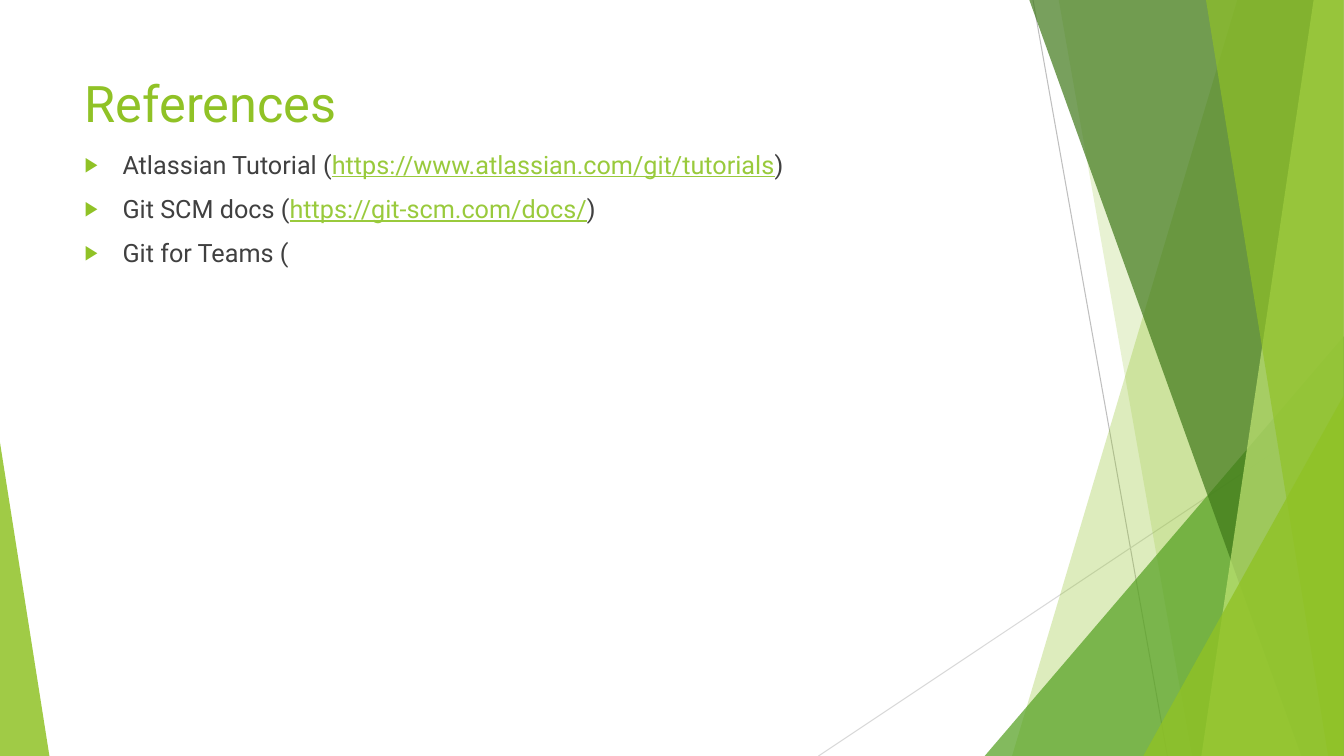
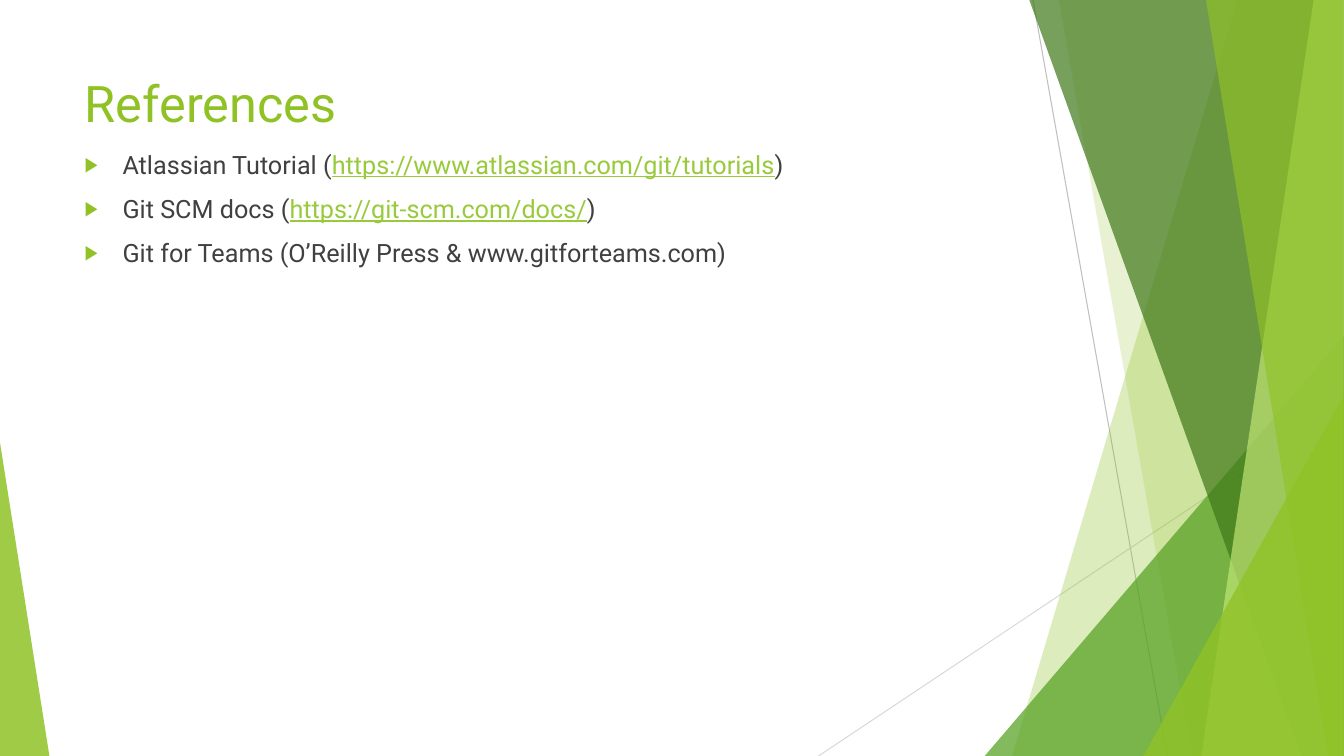
Before and after one commit to sethkaz/git-presentation, a slide deck: slide 19 of Git and LV.pptx. Drawn at 1344x756 pixels with LibreOffice and Linux fonts; fonts in the diff are those of the drawing. Boxes give left, top, right and bottom in pixels: in the first picture for what was removed or moved away, otherwise in the second. Text is boxed around its words. In the diff, an @@ line names an element or a change of style, - is before the commit and + after.

```diff
--- a/Git and LV.pptx
+++ b/Git and LV.pptx
@@ text at <box>123,242,726,268</box>: text changed @@
-▶ Git for Teams (
+▶ Git for Teams (O’Reilly Press & www.gitforteams.com)
```
Also in this commit, not shown: 5 other slides changed.
